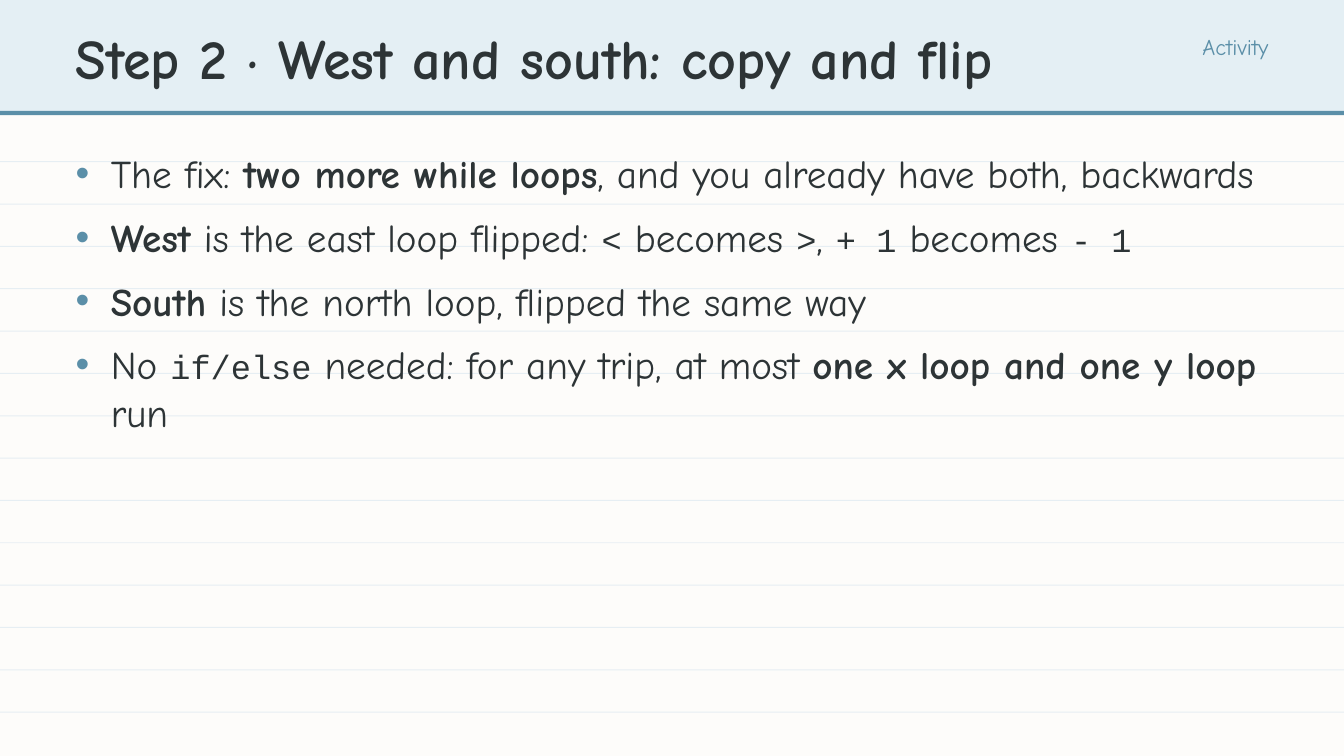
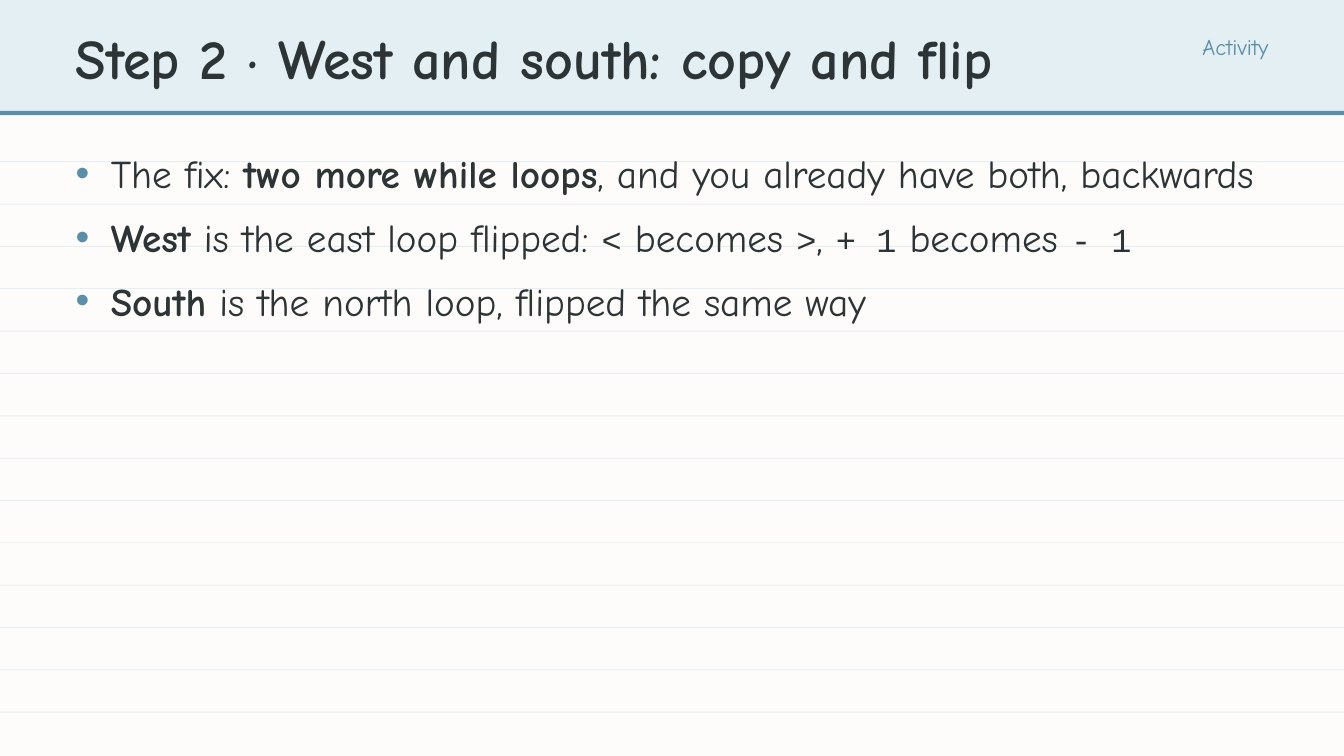
Before and after one commit to bradamiller/LearningPython, a slide deck: slide 18 of static/slides/module-04-manhattan/module-4-lesson-04-the-manhattan-algorithm.pptx. Drawn at 1344x756 pixels with LibreOffice and Linux fonts; fonts in the diff are those of the drawing. Boxes give left, top, right and bottom in pixels: in the first picture for what was removed or moved away, otherwise in the second. Text is boxed around its words. In the diff, an @@ line names an element or a change of style, - is before the commit and + after.

```diff
--- a/static/slides/module-04-manhattan/module-4-lesson-04-the-manhattan-algorithm.pptx
+++ b/static/slides/module-04-manhattan/module-4-lesson-04-the-manhattan-algorithm.pptx
@@ text at (111,352,1256,428): paragraph removed @@
-• No if/else needed: for any trip, at most one x loop and one y loop run
```
Also in this commit, not shown: 1 slide added, 5 other files.
